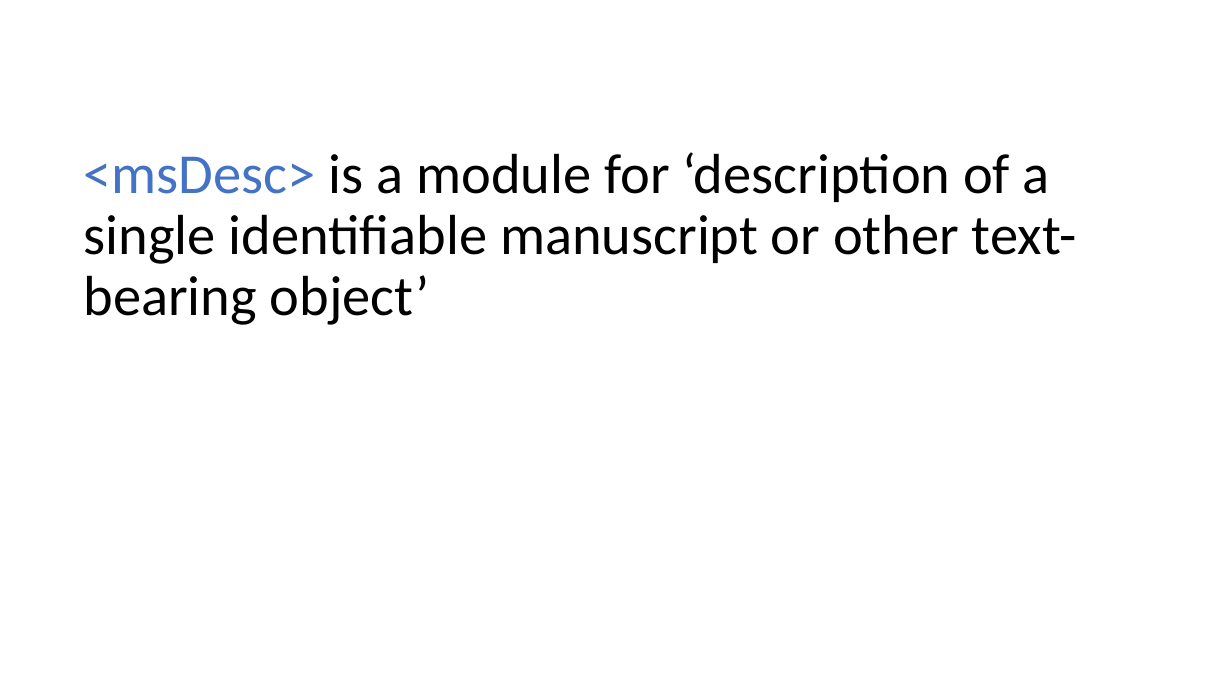
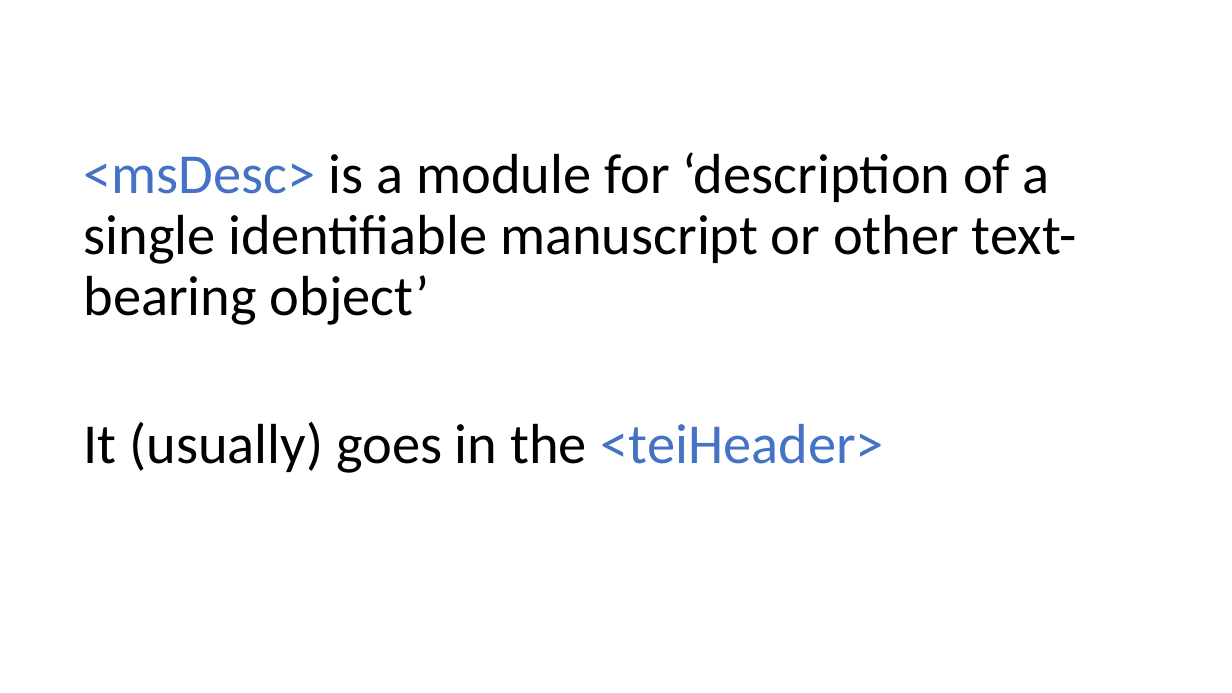
Before and after one commit to eifionjones/dhoxss-2017, a slide deck: slide 2 of dhoxss-2017-msDesc-jones.pptx. Drawn at 1232x693 pixels with LibreOffice and Linux fonts; fonts in the diff are those of the drawing. Boxes give left, top, right and bottom in pixels: in the first picture for what was removed or moved away, otherwise in the second. Text is boxed around its words. In the diff, an @@ line names an element or a change of style, - is before the commit and + after.

```diff
--- a/dhoxss-2017-msDesc-jones.pptx
+++ b/dhoxss-2017-msDesc-jones.pptx
@@ text at bbox=[84, 422, 884, 473]: paragraph added @@
+It (usually) goes in the <teiHeader>
```
Also in this commit, not shown: 2 other slides changed, 11 slides added, 2 other files.
